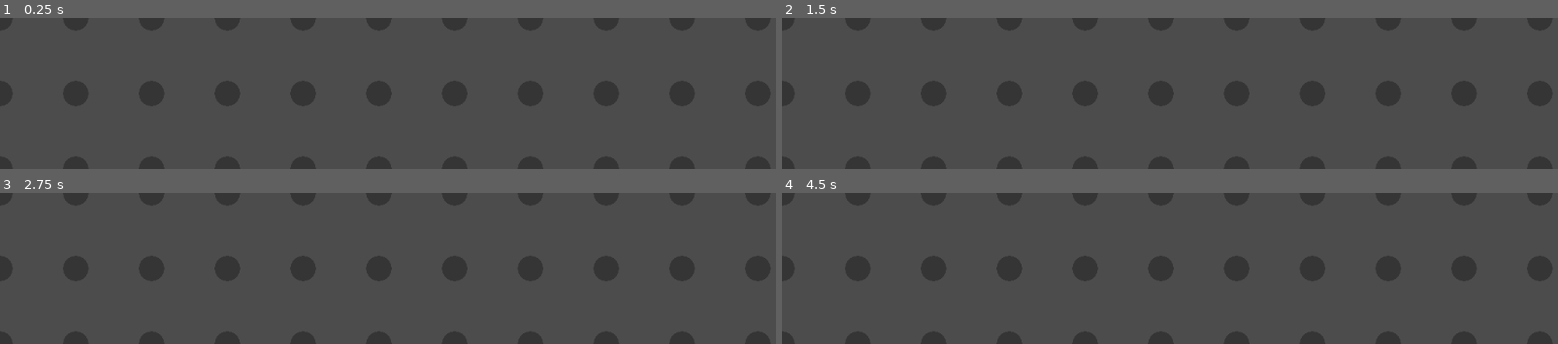
Above: before the commit, frames 1-4 (two rows, left to right).
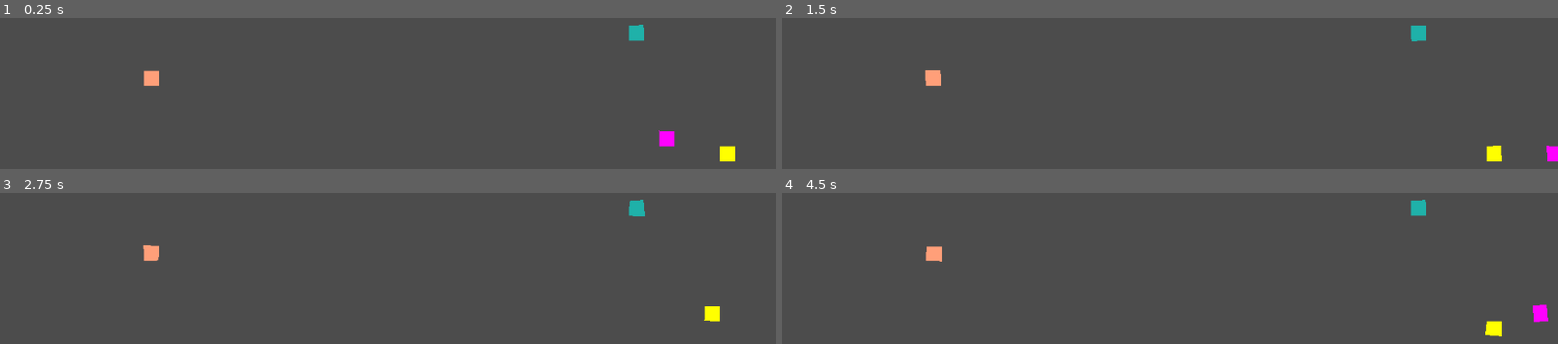
Above: after the commit, the same moments.

Repository: sustainablelab/eat-and-poop
Game: Godot game, scene res://scenes/Main.tscn
Same seed, same stepped clock (60 frames per second), same inputs: the game is played once before the commit and once after it.
Inputs:
- Up to frame 1 (0.25 s): no input
- Up to frame 2 (1.5 s): hold Right (ui_right) 0.53-1.28 s; tap L at 0.6 s; tap H at 0.8, 1.35 s; hold Down (ui_down) from 1.28 s (still down)
- Up to frame 3 (2.75 s): tap K at 1.55, 2.1 s; release Down (ui_down) at 2.03 s; hold Right (ui_right) from 2.03 s (still down); tap J at 2.3 s
- Up to frame 4 (4.5 s): tap Enter at 2.75 s; release Right (ui_right) at 2.78 s; hold Up (ui_up) 2.78-3.53 s; tap J at 2.85 s; tap P at 3.05, 3.6 s; hold Left (ui_left) from 3.53 s (still down); tap U at 3.8, 4.35 s; tap Space at 4.25 s

The runs differ from the first frame. In frame 1, 0.8% of the frame differs, in the area x 18-95%, y 4-95%; in frame 2, 0.8%; in frame 3, 0.6%; in frame 4, 0.8%.

Commit message:
Keyboard mappings activate when no controllers are detected

Diff:
--- a/scripts/Grid.gd
+++ b/scripts/Grid.gd
@@ -1,7 +1,7 @@
 class_name Grid
 extends Node
 
-var size: int = 100
+var size: int = 20
 
 func _ready() -> void:
 	# DEBUGGING
--- a/scripts/Player.gd
+++ b/scripts/Player.gd
@@ -83,7 +83,8 @@
 
 	# Setup the HitBox: override HitBox size (half_extents)
 	# player_hitbox.half_extents = Vector2(grid.size/1.5, grid.size/1.5)
-	player_hitbox.half_extents = Vector2(grid.size/2.5, grid.size/2.5)
+	# player_hitbox.half_extents = Vector2(grid.size/2.5, grid.size/2.5)
+	player_hitbox.half_extents = Vector2(grid.size/2.0, grid.size/2.0)
 	player_hitbox.area_name = player_name
 	add_child(player_hitbox)
 	print("hitbox half_extents: {h}".format({"h":player_hitbox.half_extents}))
@@ -160,12 +161,33 @@
 	if player_ray.is_colliding():
 		# Some values I might want to use later.
 		# var collision_point: Vector2 = player_ray.get_collision_point()
-		# var collision_normal: Vector2 = player_ray.get_collision_normal()
+		var collision_normal: Vector2 = player_ray.get_collision_normal()
+		print("collision_normal: {n}".format({"n": collision_normal}))
 		# var collider_name: String = player_ray.get_collider().area_name
 		# var collider_size: Vector2 = player_ray.get_collider().half_extents*2
 
-		# Do a motion tween, but don't go anywhere.
-		destination = position
+		# TEMPORARY FIX:
+		# Two players charge at each other, sometimes they both get onto the
+		# same square, then they're frozen because of colliding.
+
+		if collision_normal == Vector2(0,0):
+			# Don't treat this like a collision.
+			pass
+		else:
+			# Standard collision behavior.
+			# Otherwise, do a motion tween, but don't go anywhere.
+			destination = position
+
+		# END TEMPORARY FIX
+		# LONGTERM FIX:
+		# Kurt says either:
+		# 1. Actually fix it so this case never happens.
+		# 2. When throw-back behavior is implemented, make it so that game
+		# randomly decides which player "won" that confrontation, and the other
+		# player gets thrown back.
+
+		# # Do a motion tween, but don't go anywhere.
+		# destination = position
 
 	# At this point, the player is still going to show an "attempt" to move. If
 	# there was a collision, the player will not move anywhere. If not, the
@@ -225,12 +247,17 @@
 	if not is_moving:
 		# Use get_collision_normal to find out the Vector2 of the attacker.
 		# Placeholder: always move right
-		self.move(Vector2.RIGHT)
-		pass
-
-	# Only print a message for the player that caused the collision.
+		# self.move(Vector2.RIGHT)
+		print("{a} was not moving.".format({"a":player_hitbox.area_name}))
+	else:
+		print("{a} was moving.".format({"a":player_hitbox.area_name}))
+
 	# DEBUGGING
-	print("{a} entered by {b}.".format({"a":player_hitbox.area_name, "b":area.area_name}))
+	print("{a} entered by {b} with collision_normal {n}.".format({
+		"a":player_hitbox.area_name,
+		"b":area.area_name,
+		"n": player_ray.get_collision_normal()
+		}))
 	# Example:
 	# lightseagreen player moves into square occupied by magenta
 	#
--- a/scripts/World.gd
+++ b/scripts/World.gd
@@ -33,12 +33,17 @@
 # _draw() runs once, sometime shortly after _ready() runs
 func _draw() -> void:
 	# gridlines()
-	for point in gridpoints():
-		draw_circle(
-			point, # position
-			grid.size/6.0, # radius
-			ColorN("black", 0.3) # color
-			)
+	# DEBUGGING
+	# for point in gridpoints():
+	# 	draw_circle(
+	# 		point, # position
+	# 		grid.size/6.0, # radius
+	# 		ColorN("black", 0.3) # color
+	# 		)
+	pass
+
+# TEMPORARY FIX FOR USING KEYBOARD
+onready var use_keyboard: bool = false
 
 func _ready() -> void:
 	# DEBUGGING
@@ -54,6 +59,12 @@
 	# If no parent, default to 4 joysticks for testing.
 	for player_index in range(num_players):
 		add_player(player_index)
+
+	# TEMPORARY FIX FOR USING KEYBOARD
+	if num_players == 0:
+		use_keyboard = true
+		for player_index in range(4):
+			add_player(player_index)
 
 	# DEBUGGING
 	# print(game_window.size)
@@ -178,25 +189,21 @@
 	# Refer to this just-added player as "player" for readability.
 	var player = players[-1]
 
-	# Assign the joystick device number to this player.
-	# (`player_index` is the player's joystick device number.)
-	player.device_num = player_index
-
 	# Randomize player's starting x,y position.
 
-	# TESTING:
+	# DEBUGGING (TESTING):
 	# Random positions are annoying while testing.
 	# Hardcode positions for player_index 0 and 1
-	if player_index == 0:
-		player.start_position = Vector2(grid.size*4,grid.size*4)
-	elif player_index == 1:
-		player.start_position = Vector2(grid.size*6,grid.size*4)
-	else:
-		player.start_position = random_position()
+	# if player_index == 0:
+	# 	player.start_position = Vector2(grid.size*4,grid.size*4)
+	# elif player_index == 1:
+	# 	player.start_position = Vector2(grid.size*6,grid.size*4)
+	# else:
+	# 	player.start_position = random_position()
 
 	# Comment out the above when done testing.
 	# And uncomment the line below.
-	# player.start_position = random_position()
+	player.start_position = random_position()
 
 	# TODO: index at random into the list of colors so that I'm
 	# not limited to 4 players.
@@ -209,8 +216,8 @@
 		]
 	# DEBUGGING COLLSIONS: Debug -> Visible Collision Shapes
 	# alpha < 1 to see Player's Area2D.
-	# var alpha = 1.0 # build
-	var alpha = 0.3 # debug
+	var alpha = 1.0 # build
+	# var alpha = 0.3 # debug
 	# TODO: Why a dict? Make this an Array.
 	# Set the player's color
 	var color_dict: Dictionary = {
@@ -223,7 +230,7 @@
 	# Identify players by their color.
 	player.player_name = colornames[player_index]
 
-	# Create an input_map dict for this player's joystick.
+	# Create an input_map dict for this player's joystick/keyboard.
 	input_maps.append({
 		"ui_right{n}".format({"n":player_index}): Vector2.RIGHT,
 		"ui_left{n}".format({"n":player_index}): Vector2.LEFT,
@@ -236,78 +243,159 @@
 	# Assign the input_map to this player.
 	player.ui_inputs = input_maps[player_index]
 
-	# Edit the InputMap to match the names used in the input_map assignments.
-	# For example, default InputMap has name "ui_left".
-	# I use the same default names but with a device number suffix.
-	# So "ui_left" becomes "ui_left0", "ui_left1", etc.
-	# These are called "actions". The joypad motion that triggers
-	# the action is called an "action event".
-
-	# CODE:
-	# I create the String and the InputEventJoypadMotion in a
-	# for loop so that there are unique instances of each.
-	#
-	# -> If I defined the InputEventJoypadMotion *outside* the
-	# for loop, then there is only one instance is in memory.
-	# Each time I updated this instance with settings for the
-	# next player, the previous players are still "looking" at
-	# that same instance, so by the end of the loop, all players
-	# are controlled by the last controller connected. No good.
-	#
-	# For readability, I make variables to temporarily point to
-	# the String that identifies the "action" and the
-	# InputEventJoypadMotion that defines the "action event".
-	# Also, I don't know how to set properities in the `new()`
-	# method, so I need a variable to refer back to the
-	# InputEventJoypadMotion to set its properties.
-
-	var right_action: String
-	var right_action_event: InputEventJoypadMotion
-
-	var left_action: String
-	var left_action_event: InputEventJoypadMotion
-
-	var up_action: String
-	var up_action_event: InputEventJoypadMotion
-
-	var down_action: String
-	var down_action_event: InputEventJoypadMotion
-
-	right_action = "ui_right{n}".format({"n":player_index})
-	InputMap.add_action(right_action)
-	# Creat a new InputEvent instance to assign to the InputMap.
-	right_action_event = InputEventJoypadMotion.new()
-	right_action_event.device = player_index
-	right_action_event.axis = JOY_AXIS_0 # <---- horizontal axis
-	right_action_event.axis_value =  1.0 # <---- right
-	InputMap.action_add_event(right_action, right_action_event)
-
-	left_action = "ui_left{n}".format({"n":player_index})
-	InputMap.add_action(left_action)
-	# Creat a new InputEvent instance to assign to the InputMap.
-	left_action_event = InputEventJoypadMotion.new()
-	left_action_event.device = player_index
-	left_action_event.axis = JOY_AXIS_0 # <---- horizontal axis
-	left_action_event.axis_value = -1.0 # <---- left
-	InputMap.action_add_event(left_action, left_action_event)
-
-	up_action = "ui_up{n}".format({"n":player_index})
-	InputMap.add_action(up_action)
-	# Creat a new InputEvent instance to assign to the InputMap.
-	up_action_event = InputEventJoypadMotion.new()
-	up_action_event.device = player_index
-	up_action_event.axis = JOY_AXIS_1 # <---- vertical axis
-	up_action_event.axis_value = -1.0 # <---- up
-	InputMap.action_add_event(up_action, up_action_event)
-
-	down_action = "ui_down{n}".format({"n":player_index})
-	InputMap.add_action(down_action)
-	# Creat a new InputEvent instance to assign to the InputMap.
-	down_action_event = InputEventJoypadMotion.new()
-	down_action_event.device = player_index
-	down_action_event.axis = JOY_AXIS_1 # <---- vertical axis
-	down_action_event.axis_value =  1.0 # <---- down
-	InputMap.action_add_event(down_action, down_action_event)
+	if not use_keyboard:
+		# Use controllers
+		# Assign the joystick device number to this player.
+		# (`player_index` is the player's joystick device number.)
+		player.device_num = player_index
+
+
+		# Edit the InputMap to match the names used in the input_map assignments.
+		# For example, default InputMap has name "ui_left".
+		# I use the same default names but with a device number suffix.
+		# So "ui_left" becomes "ui_left0", "ui_left1", etc.
+		# These are called "actions". The joypad motion that triggers
+		# the action is called an "action event".
+
+		# CODE:
+		# I create the String and the InputEventJoypadMotion in a
+		# for loop so that there are unique instances of each.
+		#
+		# -> If I defined the InputEventJoypadMotion *outside* the
+		# for loop, then there is only one instance is in memory.
+		# Each time I updated this instance with settings for the
+		# next player, the previous players are still "looking" at
+		# that same instance, so by the end of the loop, all players
+		# are controlled by the last controller connected. No good.
+		#
+		# For readability, I make variables to temporarily point to
+		# the String that identifies the "action" and the
+		# InputEventJoypadMotion that defines the "action event".
+		# Also, I don't know how to set properities in the `new()`
+		# method, so I need a variable to refer back to the
+		# InputEventJoypadMotion to set its properties.
+
+		var right_action: String
+		var right_action_event: InputEventJoypadMotion
+
+		var left_action: String
+		var left_action_event: InputEventJoypadMotion
+
+		var up_action: String
+		var up_action_event: InputEventJoypadMotion
+
+		var down_action: String
+		var down_action_event: InputEventJoypadMotion
+
+		right_action = "ui_right{n}".format({"n":player_index})
+		InputMap.add_action(right_action)
+		# Creat a new InputEvent instance to assign to the InputMap.
+		right_action_event = InputEventJoypadMotion.new()
+		right_action_event.device = player_index
+		right_action_event.axis = JOY_AXIS_0 # <---- horizontal axis
+		right_action_event.axis_value =  1.0 # <---- right
+		InputMap.action_add_event(right_action, right_action_event)
+
+		left_action = "ui_left{n}".format({"n":player_index})
+		InputMap.add_action(left_action)
+		# Creat a new InputEvent instance to assign to the InputMap.
+		left_action_event = InputEventJoypadMotion.new()
+		left_action_event.device = player_index
+		left_action_event.axis = JOY_AXIS_0 # <---- horizontal axis
+		left_action_event.axis_value = -1.0 # <---- left
+		InputMap.action_add_event(left_action, left_action_event)
+
+		up_action = "ui_up{n}".format({"n":player_index})
+		InputMap.add_action(up_action)
+		# Creat a new InputEvent instance to assign to the InputMap.
+		up_action_event = InputEventJoypadMotion.new()
+		up_action_event.device = player_index
+		up_action_event.axis = JOY_AXIS_1 # <---- vertical axis
+		up_action_event.axis_value = -1.0 # <---- up
+		InputMap.action_add_event(up_action, up_action_event)
+
+		down_action = "ui_down{n}".format({"n":player_index})
+		InputMap.add_action(down_action)
+		# Creat a new InputEvent instance to assign to the InputMap.
+		down_action_event = InputEventJoypadMotion.new()
+		down_action_event.device = player_index
+		down_action_event.axis = JOY_AXIS_1 # <---- vertical axis
+		down_action_event.axis_value =  1.0 # <---- down
+		InputMap.action_add_event(down_action, down_action_event)
+
+	else:
+		# Use keyboard
+		# Map to keys for four people on one keyboard.
+		var arrows: Dictionary = {
+			"key_right": KEY_RIGHT,
+			"key_left":  KEY_LEFT,
+			"key_up":    KEY_UP,
+			"key_down":  KEY_DOWN,
+			}
+		var wasd: Dictionary = {
+			"key_right": KEY_D,
+			"key_left":  KEY_A,
+			"key_up":    KEY_W,
+			"key_down":  KEY_S,
+			}
+		var hjkl: Dictionary = {
+			"key_right": KEY_L,
+			"key_left":  KEY_H,
+			"key_up":    KEY_K,
+			"key_down":  KEY_J,
+			}
+		var uiop: Dictionary = {
+			"key_right": KEY_P,
+			"key_left":  KEY_U,
+			"key_up":    KEY_O,
+			"key_down":  KEY_I,
+			}
+		var keymaps: Dictionary = {
+			0: arrows,
+			1: wasd,
+			2: hjkl,
+			3: uiop,
+			}
+
+		var right_action: String
+		var right_action_event: InputEventKey
+
+		var left_action: String
+		var left_action_event: InputEventKey
+
+		var up_action: String
+		var up_action_event: InputEventKey
+
+		var down_action: String
+		var down_action_event: InputEventKey
+
+		right_action = "ui_right{n}".format({"n":player_index})
+		InputMap.add_action(right_action)
+		# Creat a new InputEvent instance to assign to the InputMap.
+		right_action_event = InputEventKey.new()
+		right_action_event.scancode = keymaps[player_index]["key_right"]
+		InputMap.action_add_event(right_action, right_action_event)
+
+		left_action = "ui_left{n}".format({"n":player_index})
+		InputMap.add_action(left_action)
+		# Creat a new InputEvent instance to assign to the InputMap.
+		left_action_event = InputEventKey.new()
+		left_action_event.scancode = keymaps[player_index]["key_left"]
+		InputMap.action_add_event(left_action, left_action_event)
+
+		up_action = "ui_up{n}".format({"n":player_index})
+		InputMap.add_action(up_action)
+		# Creat a new InputEvent instance to assign to the InputMap.
+		up_action_event = InputEventKey.new()
+		up_action_event.scancode = keymaps[player_index]["key_up"]
+		InputMap.action_add_event(up_action, up_action_event)
+
+		down_action = "ui_down{n}".format({"n":player_index})
+		InputMap.add_action(down_action)
+		# Creat a new InputEvent instance to assign to the InputMap.
+		down_action_event = InputEventKey.new()
+		down_action_event.scancode = keymaps[player_index]["key_down"]
+		InputMap.action_add_event(down_action, down_action_event)
 
 	# FINALLY: Now that player is all set up,
 	# make the player a child node of the World scene
